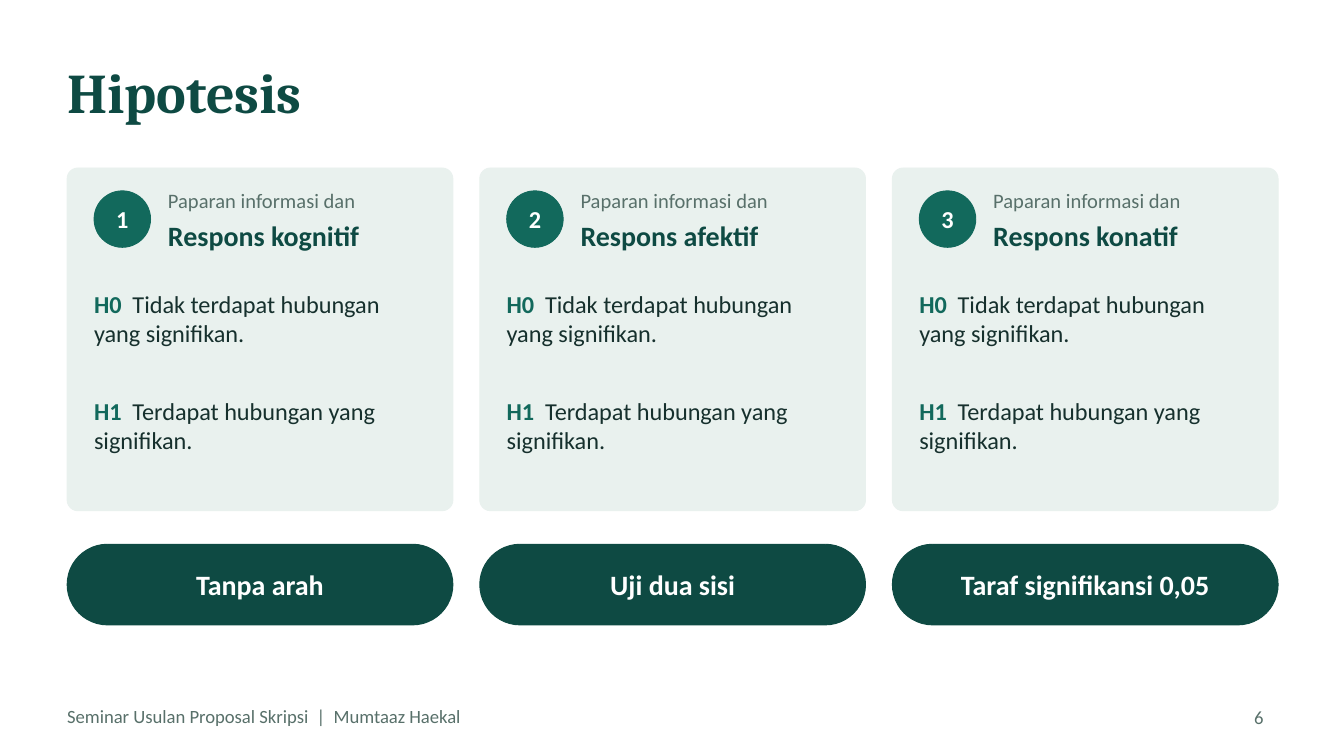
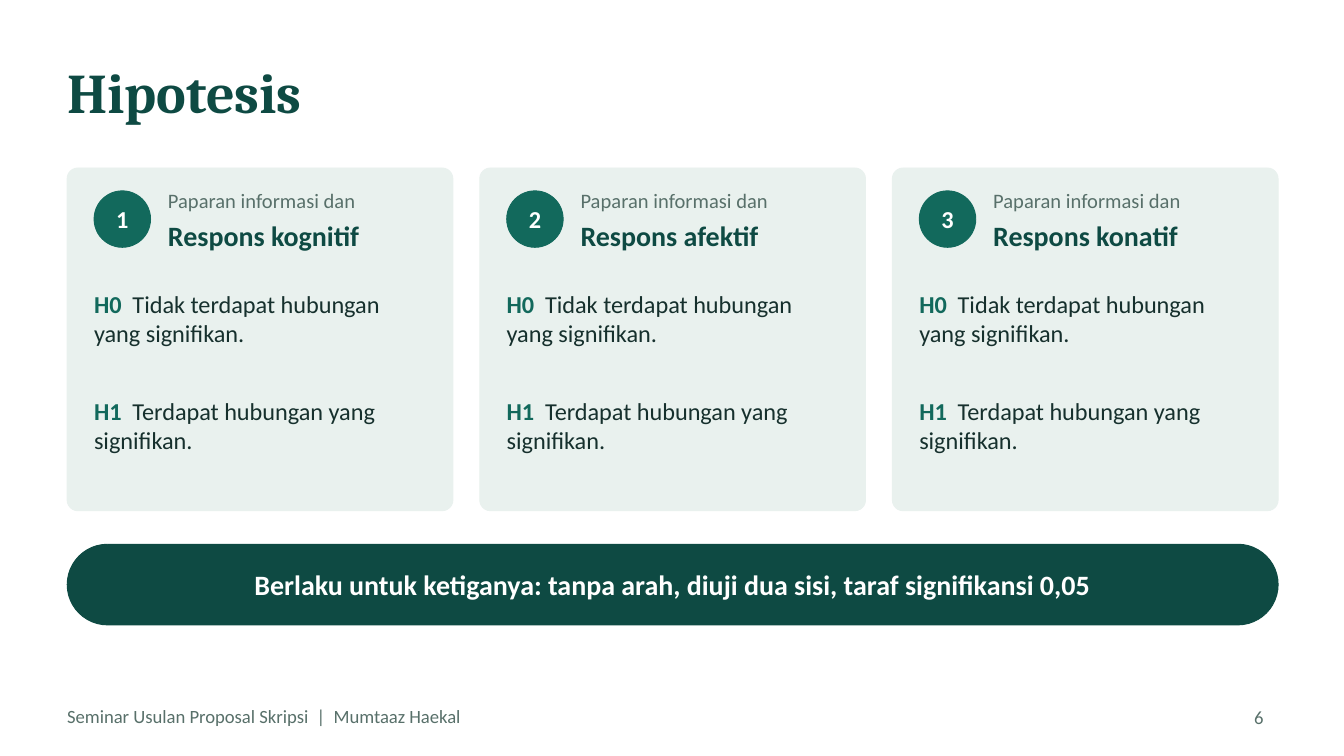
Before and after one commit to haikalmumtaz111-cyber/SEMPRO-TO-SKRIPSI, a slide deck: slide 6 of tema-2/output/presentasi-sempro.pptx. Drawn at 1344x756 pixels with LibreOffice and Linux fonts; fonts in the diff are those of the drawing. Boxes give left, top, right and bottom in pixels: in the first picture for what was removed or moved away, otherwise in the second. Text is boxed around its words. In the diff, an @@ line names an element or a change of style, - is before the commit and + after.

```diff
--- a/tema-2/output/presentasi-sempro.pptx
+++ b/tema-2/output/presentasi-sempro.pptx
@@ rounded rectangle: place and size @@
-rounded rectangle at (67,544,453,625)
+rounded rectangle at (67,544,1278,625)
@@ rounded rectangle removed at (480,544,866,625) @@
@@ rounded rectangle removed at (892,544,1278,625) @@
@@ text at (254,575,1090,600): text changed @@
-Tanpa arah
+Berlaku untuk ketiganya: tanpa arah, diuji dua sisi, taraf signifikansi 0,05
@@ text removed at (610,575,735,600) @@
-Uji dua sisi
@@ text removed at (961,575,1210,600) @@
-Taraf signifikansi 0,05
```
Also in this commit, not shown: 2 other files.
